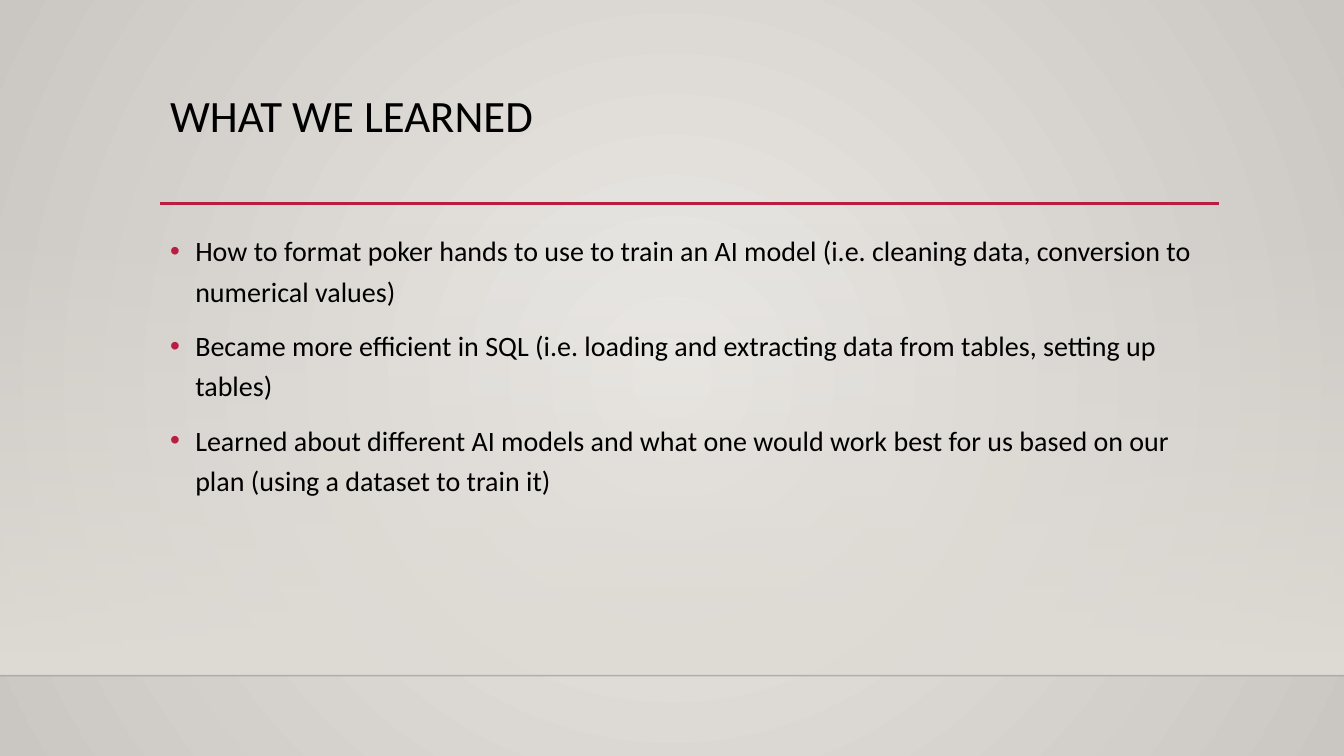
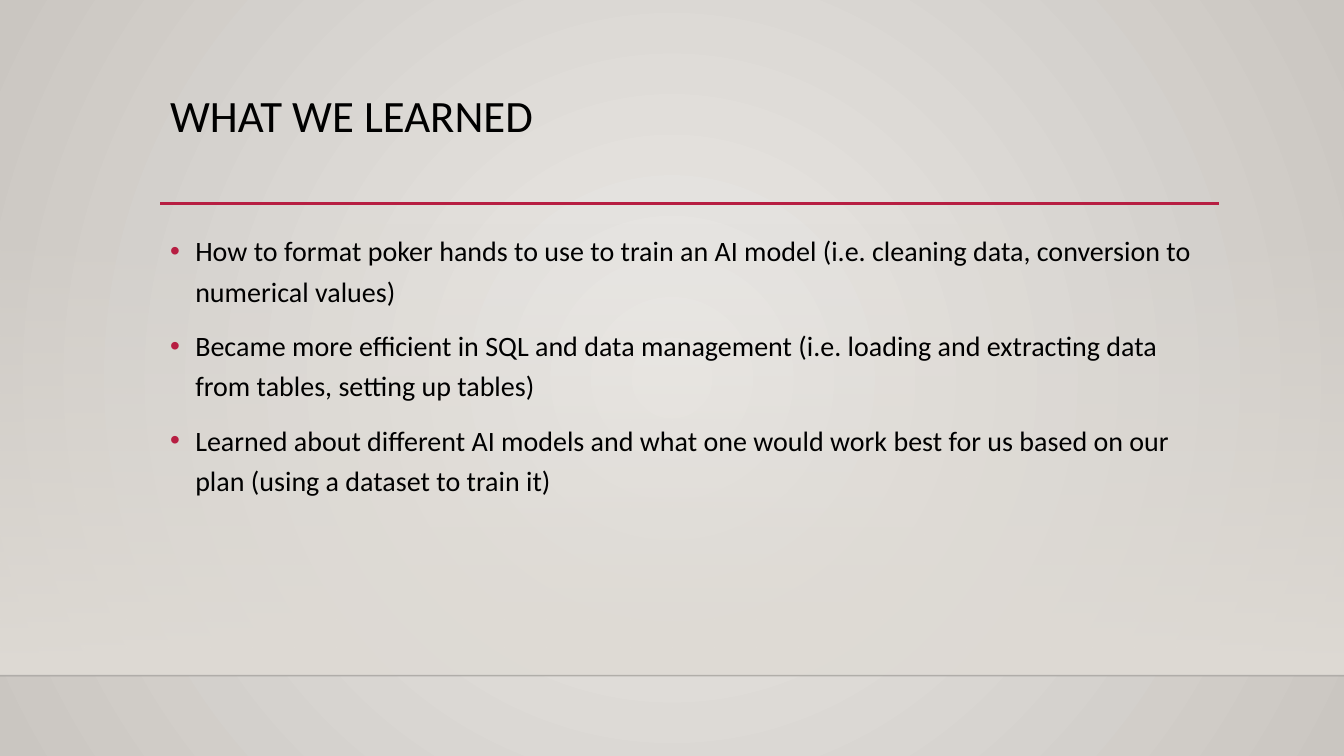
Before and after one commit to Tilley02/Poker-AI, a slide deck: slide 3 of powerpoint/poker ai presentation.pptx. Drawn at 1344x756 pixels with LibreOffice and Linux fonts; fonts in the diff are those of the drawing; background and template pictures are left out. Boxes give left, top, right and bottom in pixels: in the first picture for what was removed or moved away, otherwise in the second. Text is boxed around its words. In the diff, an @@ line names an element or a change of style, - is before the commit and + after.

```diff
--- a/powerpoint/poker ai presentation.pptx
+++ b/powerpoint/poker ai presentation.pptx
@@ text at (x1=195, y1=336, x2=1156, y2=401): text changed @@
-• Became more efficient in SQL (i.e. loading and extracting data from tables, setting up tables)
+• Became more efficient in SQL and data management (i.e. loading and extracting data from tables, setting up tables)
```
Also in this commit, not shown: 1 other slide changed.
